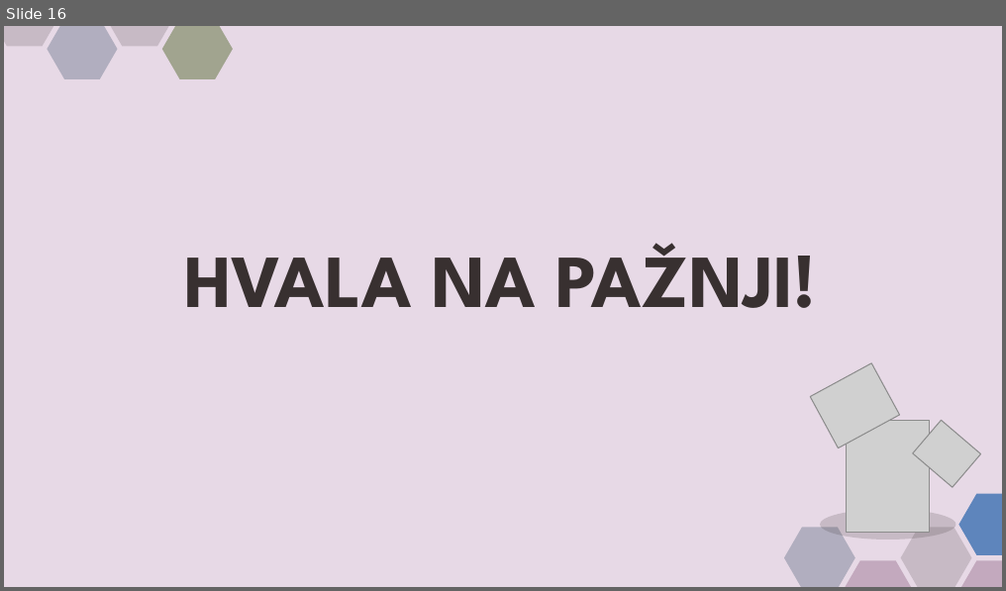
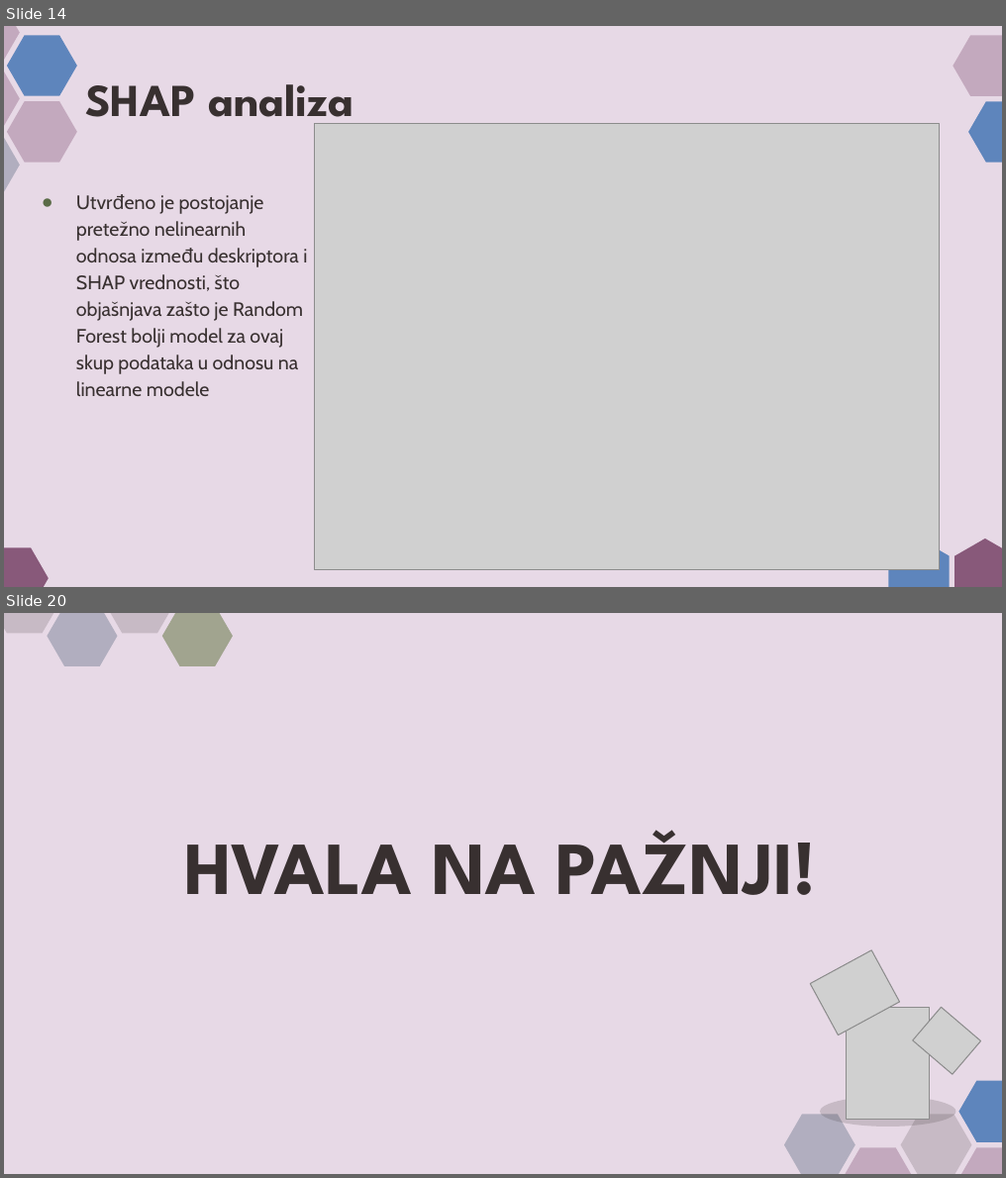
Before and after one commit to AlexJ192/NANS_projekat_predikcija_afiniteta_vezivanja, a slide deck: SV12-2024.pptx. Shown one above the other, each under a label of ours: slide 16 before the commit, slides 14 and 20 after it; the slides between them are not shown. The pictures are 1006x591 and 1006x1178 pixels, drawn with LibreOffice and Linux fonts; fonts in the diff are those of the drawing; grey boxes stand for pictures; background and template pictures are left out. Boxes give left, top, right and bottom in pixels: in the first picture for what was removed or moved away, otherwise in the second. Text is boxed around its words. In the diff, an @@ line names an element or a change of style, - is before the commit and + after.

```diff
--- a/SV12-2024.pptx
+++ b/SV12-2024.pptx
@@ slide 14 added at [4,26,1002,587], background #E7D9E6 @@
@@ title added at [85,84,353,130], 33 pt, text #383030, bold @@
+SHAP analiza
@@ picture added at [314,124,939,570] @@
@@ subtitle added at [76,195,307,396], 14 pt, text #383030 @@
+● Utvrđeno je postojanje pretežno nelinearnih odnosa između deskriptora i SHAP vrednosti, što objašnjava zašto je Random Forest bolji model za ovaj skup podataka u odnosu na linearne modele
@@ group added at [4,26,1002,587]: 10 freeform shapes @@
@@ what was slide 16 is now slide 20 @@
```
Also in this commit, not shown: 13 slides changed, 5 other slides added, 2 slides removed.
